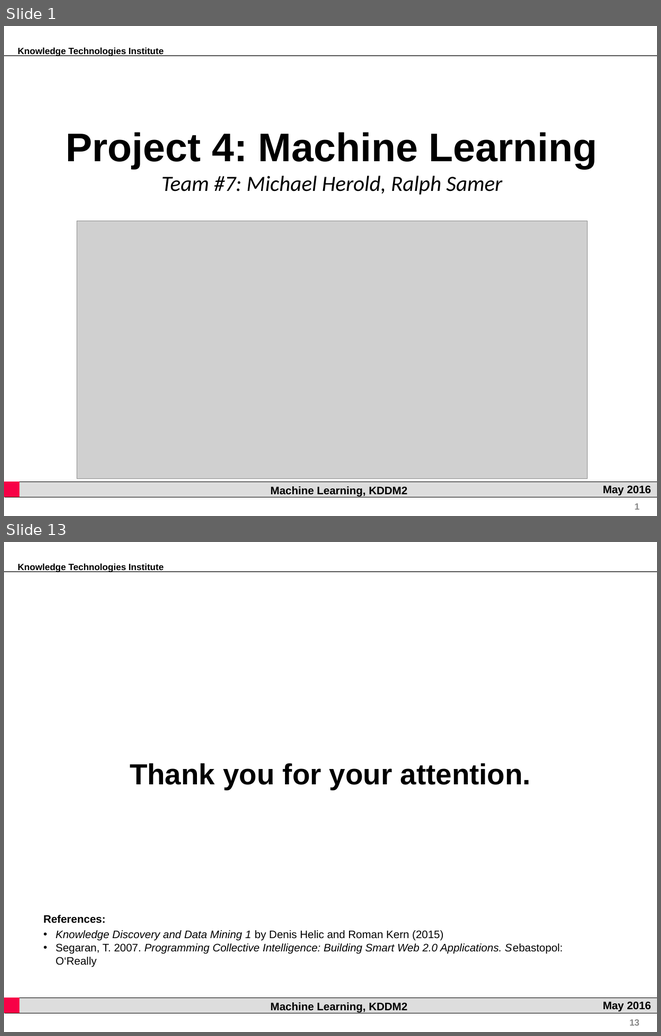
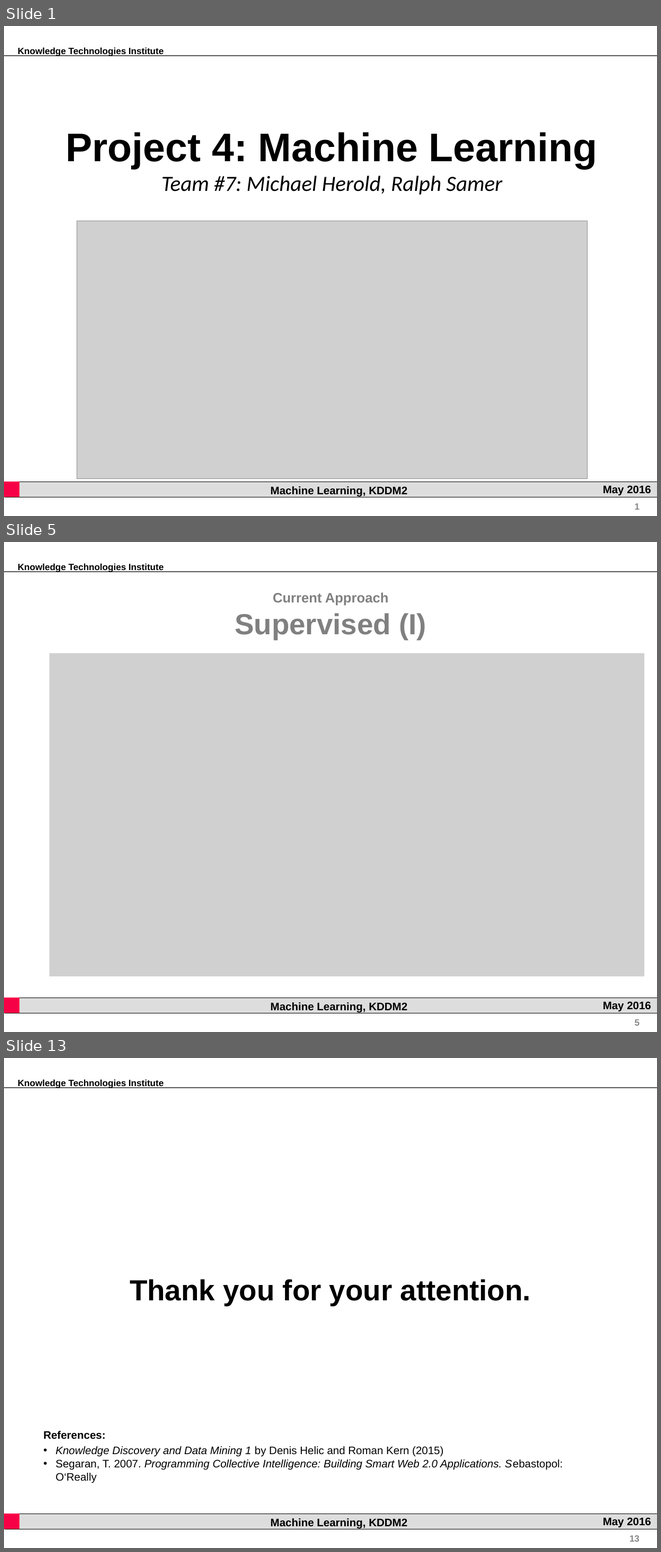
Before and after one commit to rsamer/MLSE, a slide deck: presentation/interim/Presentation.pptx. Shown one above the other, each under a label of ours: slides 1 and 13 before the commit, slides 1, 5 and 13 after it; the slides between them are not shown. The pictures are 661x1036 and 661x1552 pixels, drawn with LibreOffice and Linux fonts; fonts in the diff are those of the drawing; grey boxes stand for pictures; background and template pictures are left out. Boxes give left, top, right and bottom in pixels: in the first picture for what was removed or moved away, otherwise in the second. Text is boxed around its words. In the diff, an @@ line names an element or a change of style, - is before the commit and + after.

```diff
--- a/presentation/interim/Presentation.pptx
+++ b/presentation/interim/Presentation.pptx
@@ slide 5 added at [4, 542, 657, 1032], background #FFFFFF; not listed: 7 template elements that a slide beside it also shows @@
@@ text added at [235, 592, 426, 640], 15 pt, text #808080, bold @@
+Current Approach
+Supervised (I)
@@ picture added at [49, 653, 644, 976] @@
```
Also in this commit, not shown: 8 slides changed, 2 other slides added, 3 slides removed.
